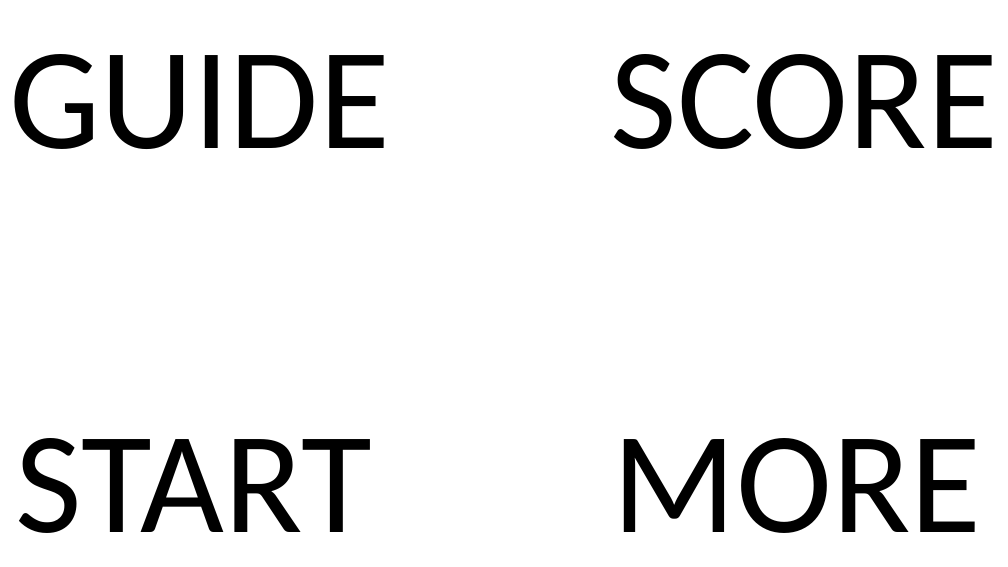
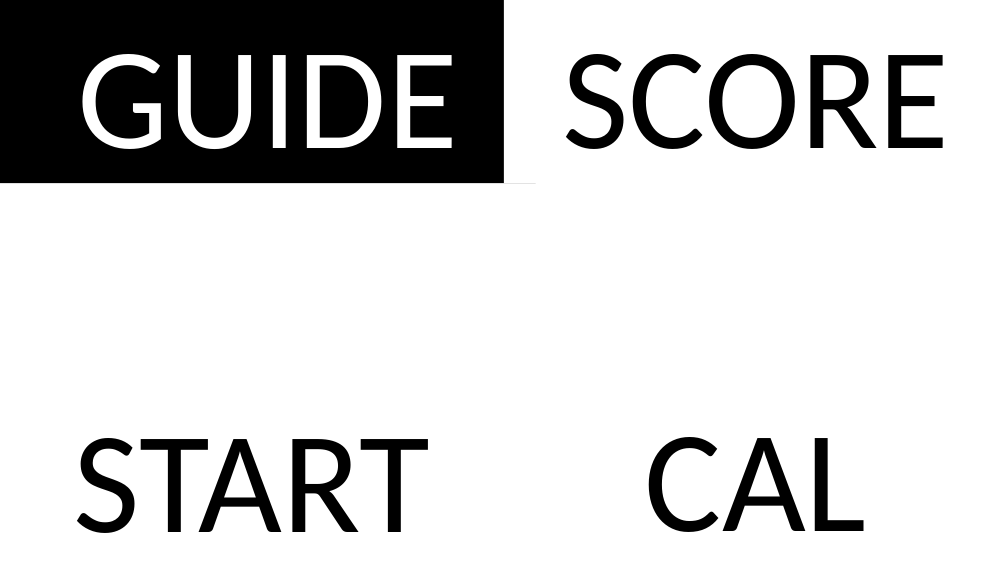
Before and after one commit to SimonRockhold/StrokeRehabRobotCapstone, a slide deck: slide 3 of Experiments/OLED_Screen/doc/screen_deck.pptx. Drawn at 1008x567 pixels with LibreOffice and Linux fonts; fonts in the diff are those of the drawing. Boxes give left, top, right and bottom in pixels: in the first picture for what was removed or moved away, otherwise in the second. Text is boxed around its words. In the diff, an @@ line names an element or a change of style, - is before the commit and + after.

```diff
--- a/Experiments/OLED_Screen/doc/screen_deck.pptx
+++ b/Experiments/OLED_Screen/doc/screen_deck.pptx
@@ rectangle "GUIDE": place and size @@
-rectangle "GUIDE" at (9,54,389,149)
+rectangle "GUIDE" at (0,0,536,183)
@@ rectangle "GUIDE" at (0,0,536,183): text colour #000000 to #FFFFFF; fill none to #000000 @@
@@ text "SCORE": place and size @@
-text "SCORE" at (611,54,999,149)
+text "SCORE" at (562,54,950,149)
@@ text "START": place and size @@
-text "START" at (16,438,372,533)
+text "START" at (74,438,430,533)
@@ text at (645,437,867,532): text changed @@
-MORE
+CAL
```
Also in this commit, not shown: 7 other slides changed, 10 slides added, 2 slides removed, 3 other files.
